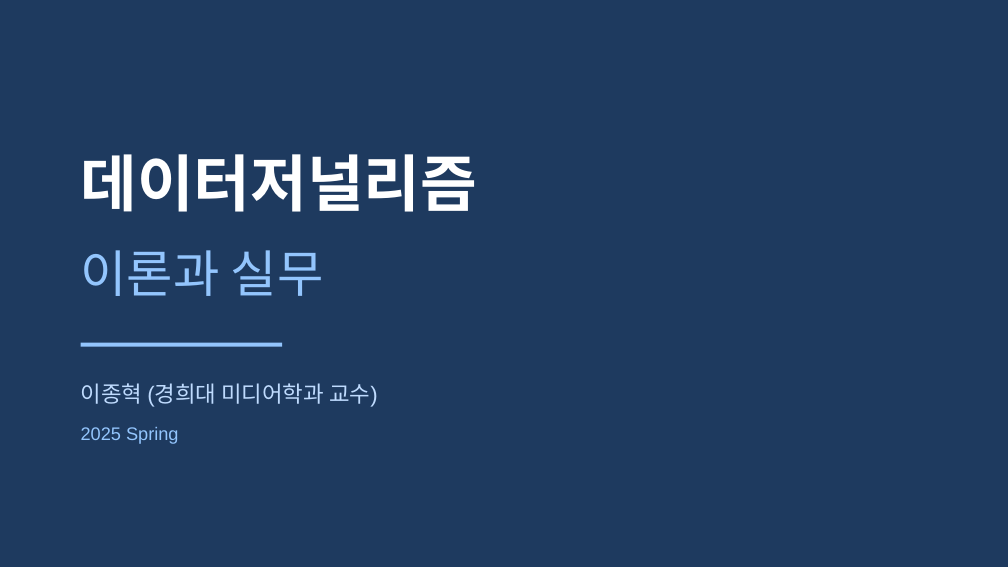
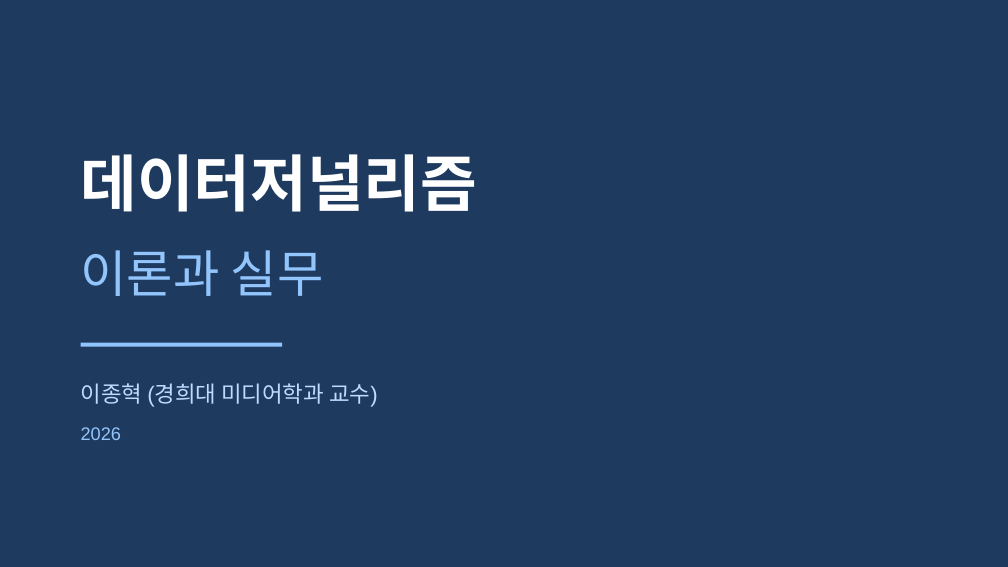
Before and after one commit to jonghhhh/2026_1, a slide deck: slide 1 of data-journalism/데이터저널리즘_이론과실무_022826.pptx. Drawn at 1008x567 pixels with LibreOffice and Linux fonts; fonts in the diff are those of the drawing. Boxes give left, top, right and bottom in pixels: in the first picture for what was removed or moved away, otherwise in the second. Text is boxed around its words. In the diff, an @@ line names an element or a change of style, - is before the commit and + after.

```diff
--- a/data-journalism/데이터저널리즘_이론과실무_022826.pptx
+++ b/data-journalism/데이터저널리즘_이론과실무_022826.pptx
@@ text at bbox=[81, 427, 121, 440]: text changed @@
-2025 Spring
+2026
```
Also in this commit, not shown: 1 other file.
